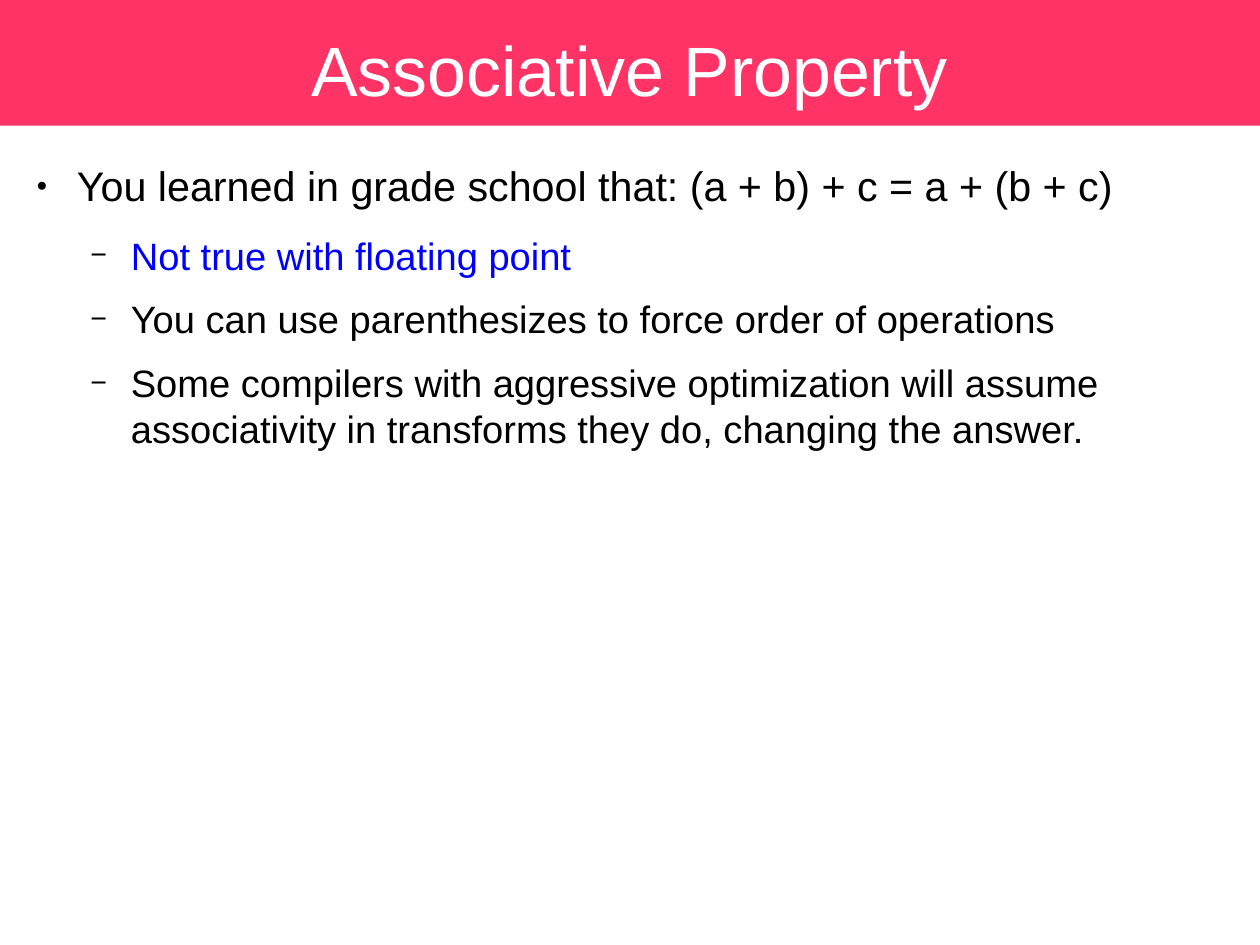
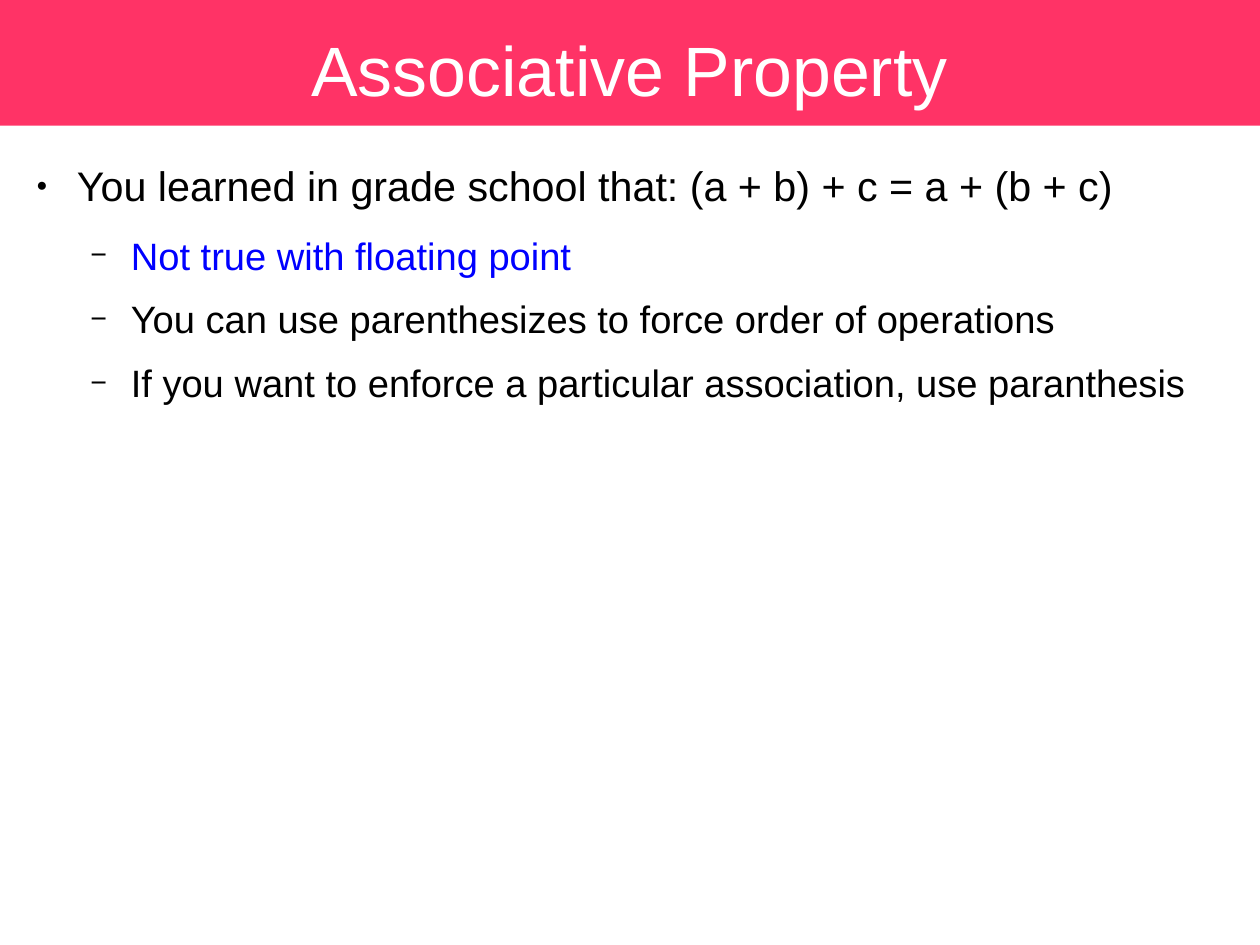
Before and after one commit to sbu-python-class/python-science, a slide deck: slide 27 of lectures/01-python/python.odp (slide 25 before the commit). Drawn at 1260x945 pixels with LibreOffice and Linux fonts; fonts in the diff are those of the drawing. Boxes give left, top, right and bottom in pixels: in the first picture for what was removed or moved away, otherwise in the second. Text is boxed around its words. In the diff, an @@ line names an element or a change of style, - is before the commit and + after.

```diff
--- a/lectures/01-python/python.odp
+++ b/lectures/01-python/python.odp
@@ text at bbox=[131, 369, 1185, 405]: text changed @@
-  − Some compilers with aggressive optimization will assume associativity in transforms they do, changing the answer.
+  − If you want to enforce a particular association, use paranthesis
```
Also in this commit, not shown: 11 other slides changed, 7 slides added, 4 slides removed.
